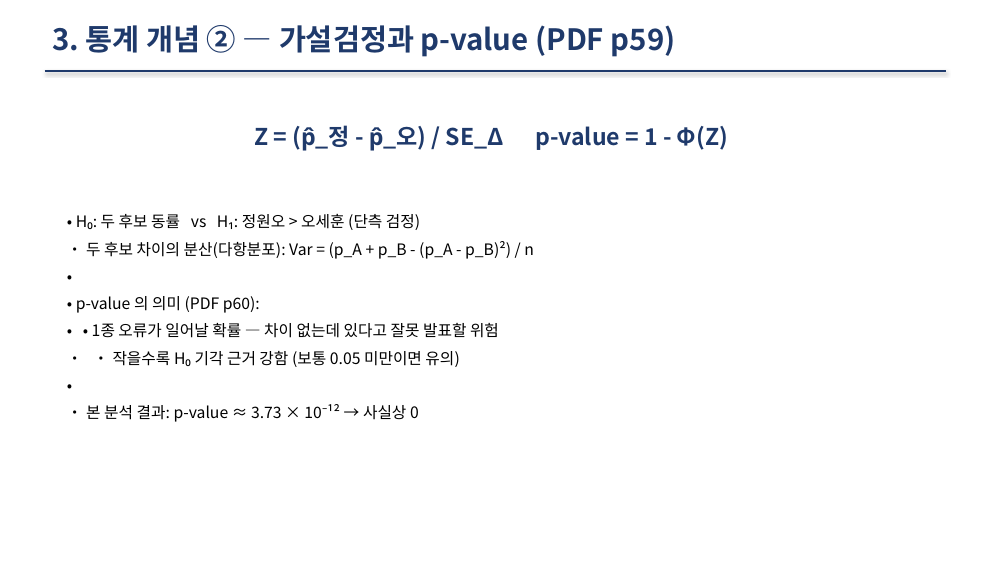
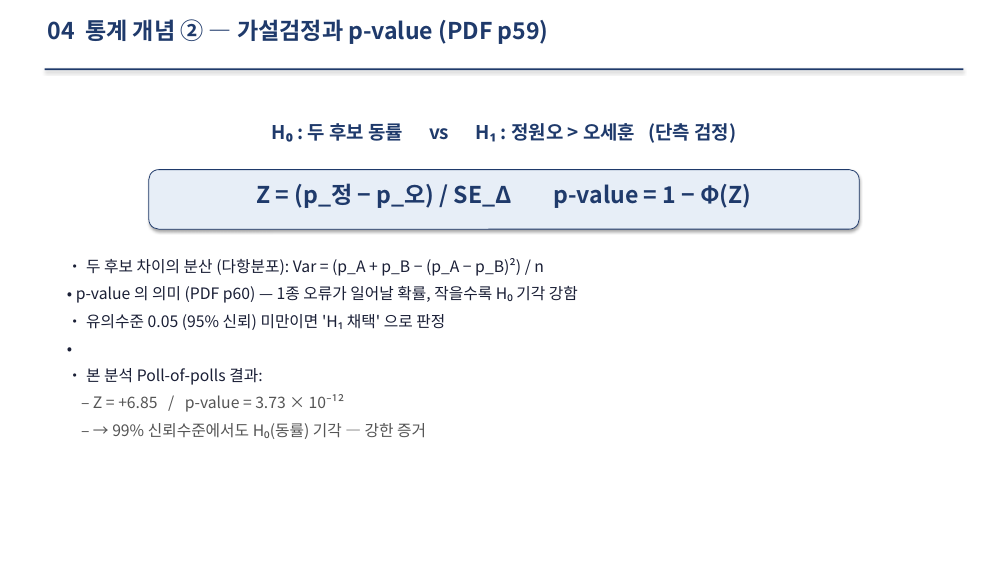
Before and after one commit to chldbswlsl/election, a slide deck: slide 5 of 노희래_통계분석_발표.pptx. Drawn at 1008x567 pixels with LibreOffice and Linux fonts; fonts in the diff are those of the drawing. Boxes give left, top, right and bottom in pixels: in the first picture for what was removed or moved away, otherwise in the second. Text is boxed around its words. In the diff, an @@ line names an element or a change of style, - is before the commit and + after.

Commit message:
fix: PPTX 레이아웃 전면 개선 + 발표 스크립트 docx 분리

```diff
--- a/노희래_통계분석_발표.pptx
+++ b/노희래_통계분석_발표.pptx
@@ text at [48, 19, 549, 44]: text changed; size 28 to 22 pt @@
-3. 통계 개념 ② — 가설검정과 p-value (PDF p59)
+04 통계 개념 ② — 가설검정과 p-value (PDF p59)
@@ line removed from (45, 71) to (947, 71) @@
@@ rectangle added at [45, 69, 963, 70], fill #1F3A6B @@
@@ text added at [308, 123, 736, 143], 18 pt, text #1F3A6B, bold @@
+H₀ : 두 후보 동률 vs H₁ : 정원오 > 오세훈 (단측 검정)
@@ rounded rectangle added at [149, 169, 860, 229], fill #E7EEF7, outline #1F3A6B 0.75 pt @@
@@ text at [257, 183, 751, 208]: text changed @@
-Z = (p̂_정 - p̂_오) / SE_Δ p-value = 1 - Φ(Z)
+Z = (p_정 − p_오) / SE_Δ p-value = 1 − Φ(Z)
@@ text "• 두 후보 차이의 분산 ...": place and size @@
-text "• 두 후보 차이의 분산 ..." at [76, 214, 534, 422]
+text "• 두 후보 차이의 분산 ..." at [76, 258, 578, 439]
@@ text "• 두 후보 차이의 분산 ..." at [76, 258, 578, 439]: text colour #000000 to #1A1F36 in "•" @@
@@ text at [76, 258, 578, 330]: text changed; text colour #000000 to #1A1F36 @@
-• H₀: 두 후보 동률 vs H₁: 정원오 > 오세훈 (단측 검정)
-• 두 후보 차이의 분산(다항분포): Var = (p_A + p_B - (p_A - p_B)²) / n
+• 두 후보 차이의 분산 (다항분포): Var = (p_A + p_B − (p_A − p_B)²) / n
+• p-value 의 의미 (PDF p60) — 1종 오류가 일어날 확률, 작을수록 H₀ 기각 강함
+• 유의수준 0.05 (95% 신뢰) 미만이면 'H₁ 채택' 으로 판정
@@ text at [86, 368, 426, 439]: text changed; text colour #000000 to #555555 @@
-• p-value 의 의미 (PDF p60):
-• • 1종 오류가 일어날 확률 — 차이 없는데 있다고 잘못 발표할 위험
-• • 작을수록 H₀ 기각 근거 강함 (보통 0.05 미만이면 유의)
-•
-• 본 분석 결과: p-value ≈ 3.73 × 10⁻¹² → 사실상 0
+• 본 분석 Poll-of-polls 결과:
+– Z = +6.85 / p-value = 3.73 × 10⁻¹²
+– → 99% 신뢰수준에서도 H₀(동률) 기각 — 강한 증거
```
Also in this commit, not shown: 11 other slides changed, 4 other files.
